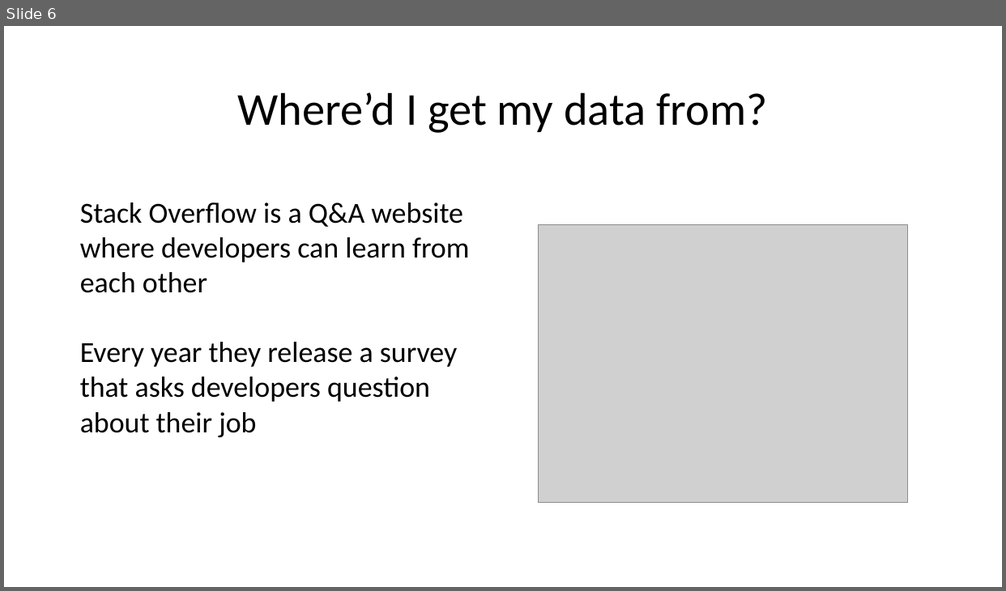
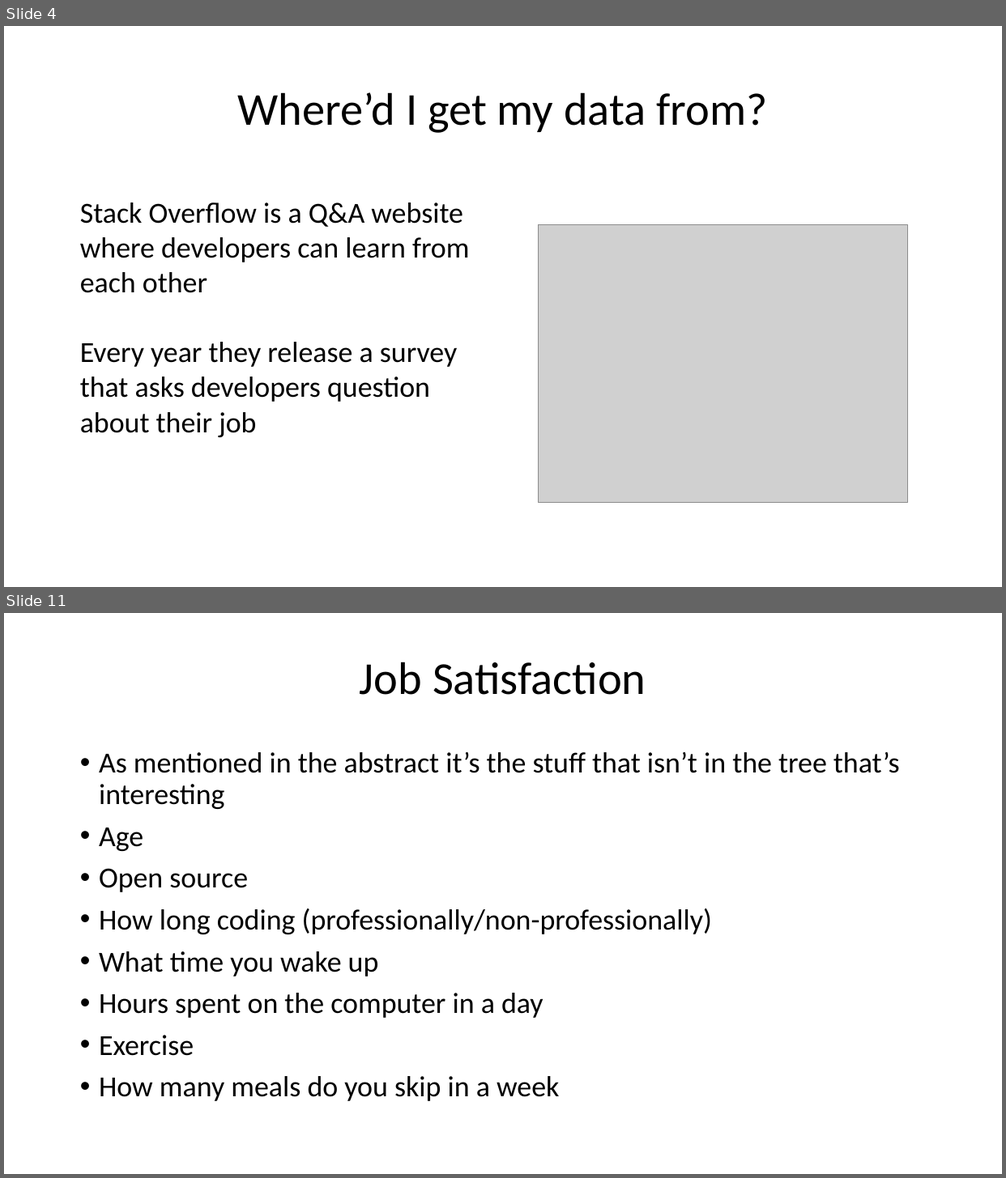
Before and after one commit to Iotaslair/DM-ML-Personal-Project, a slide deck: Presentations/For Me/Presentation.pptx. Shown one above the other, each under a label of ours: slide 6 before the commit, slides 4 and 11 after it; the slides between them are not shown. The pictures are 1006x591 and 1006x1178 pixels, drawn with LibreOffice and Linux fonts; fonts in the diff are those of the drawing; grey boxes stand for pictures. Boxes give left, top, right and bottom in pixels: in the first picture for what was removed or moved away, otherwise in the second. Text is boxed around its words. In the diff, an @@ line names an element or a change of style, - is before the commit and + after.

```diff
--- a/Presentations/For Me/Presentation.pptx
+++ b/Presentations/For Me/Presentation.pptx
@@ slide 11 added at <box>4,613,1002,1174</box>, background #FFFFFF @@
@@ title added at <box>360,662,646,695</box>, 44 pt, text #000000 @@
+Job Satisfaction
@@ text added at <box>99,752,900,1101</box>, 28 pt, text #000000 @@
+• As mentioned in the abstract it’s the stuff that isn’t in the tree that’s interesting
+• Age
+• Open source
+• How long coding (professionally/non-professionally)
+• What time you wake up
+• Hours spent on the computer in a day
+• Exercise
+• How many meals do you skip in a week
@@ what was slide 6 is now slide 4 @@
```
Also in this commit, not shown: 6 slides changed, 8 other slides added, 10 slides removed, 4 other files.
